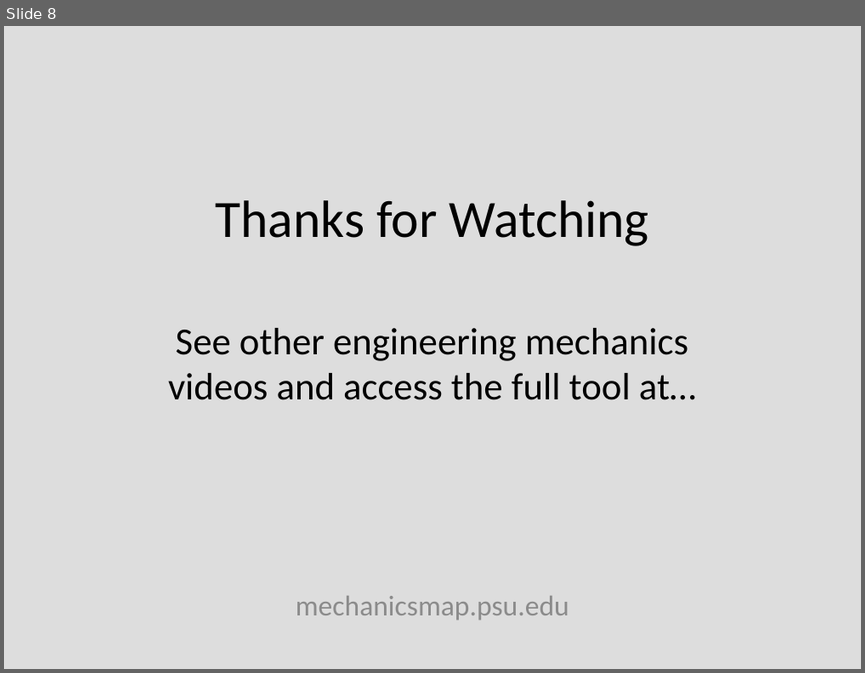
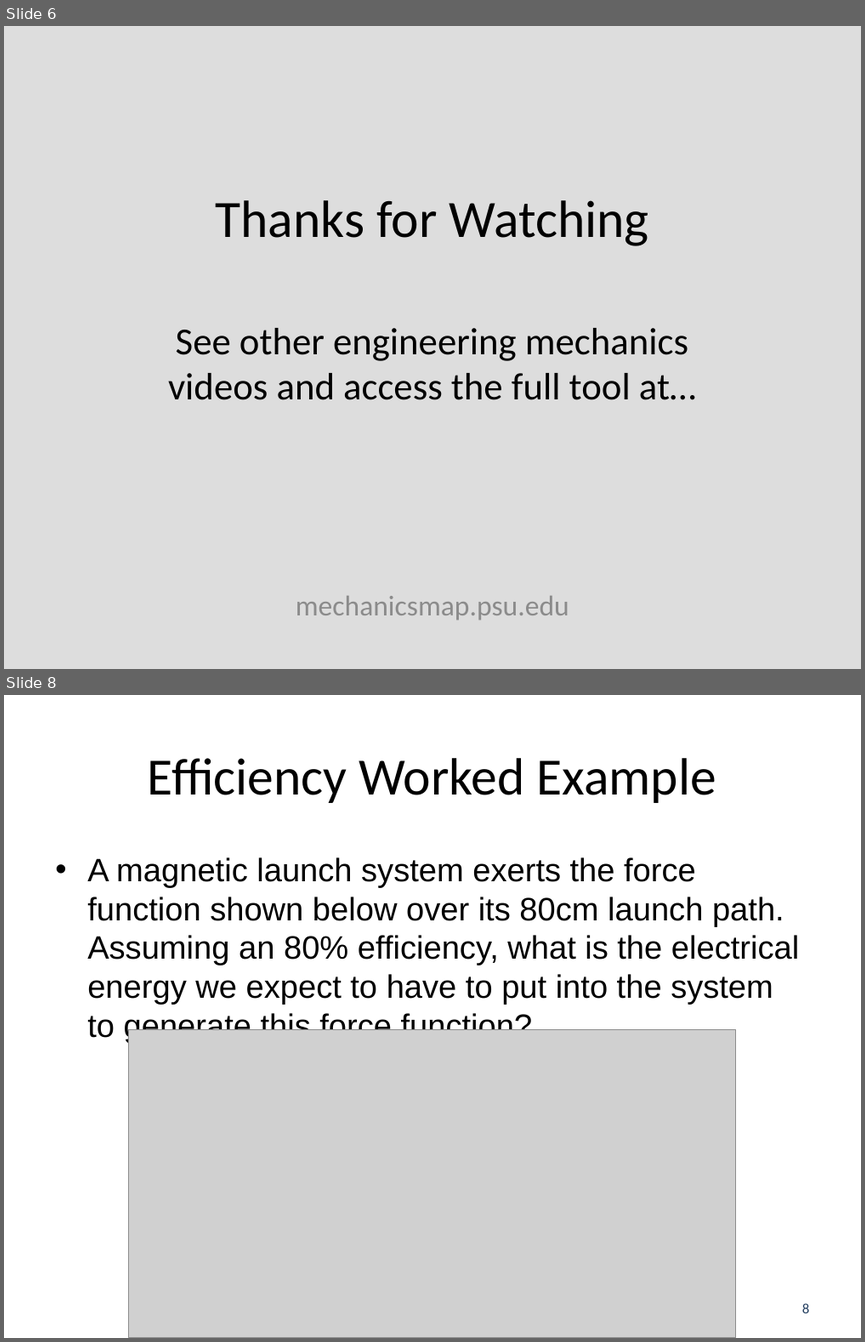
Before and after one commit to JacobMoore/mechanics_textbook, a slide deck: Lecture Slides/VideoLectureSlides/10.3.pptx. Shown one above the other, each under a label of ours: slide 8 before the commit, slides 6 and 8 after it; the slides between them are not shown. The pictures are 865x673 and 865x1342 pixels, drawn with LibreOffice and Linux fonts; fonts in the diff are those of the drawing; grey boxes stand for pictures; background and template pictures are left out. Boxes give left, top, right and bottom in pixels: in the first picture for what was removed or moved away, otherwise in the second. Text is boxed around its words. In the diff, an @@ line names an element or a change of style, - is before the commit and + after.

```diff
--- a/Lecture Slides/VideoLectureSlides/10.3.pptx
+++ b/Lecture Slides/VideoLectureSlides/10.3.pptx
@@ slide 8 added at [4, 695, 861, 1338], background #FFFFFF @@
@@ title added at [148, 758, 716, 803], 44 pt, text #000000 @@
+Efficiency Worked Example
@@ text added at [87, 857, 799, 1043], 27.2 pt, text #000000 @@
+• A magnetic launch system exerts the force function shown below over its 80cm launch path. Assuming an 80% efficiency, what is the electrical energy we expect to have to put into the system to generate this force function?
@@ picture added at [129, 1029, 736, 1338] @@
@@ page number added at [802, 1303, 809, 1313], 12 pt, text #254061 @@
+8
@@ what was slide 8 is now slide 6 @@
```
Also in this commit, not shown: 1 slide changed, 5 other slides added, 8 slides removed, 13 other files.
